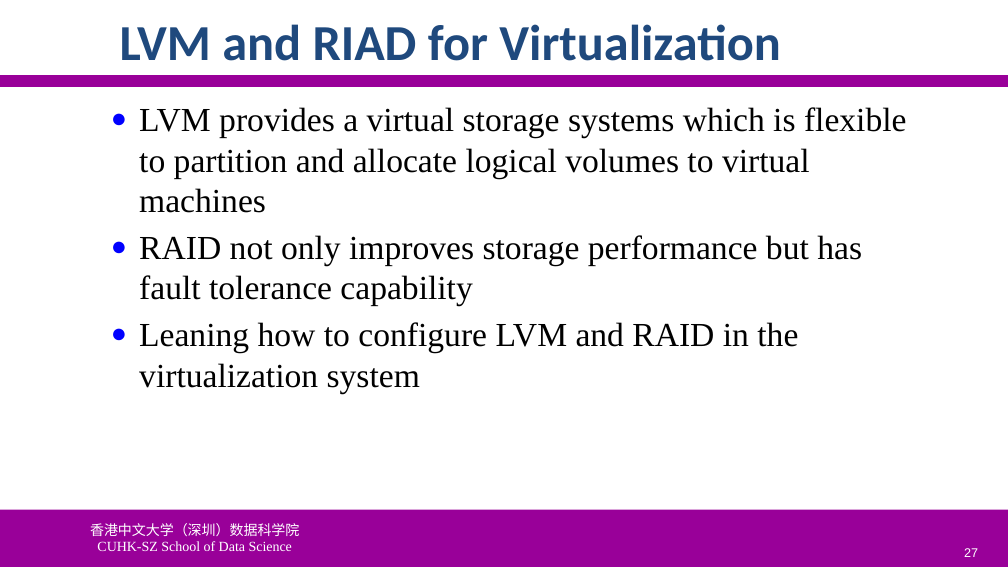
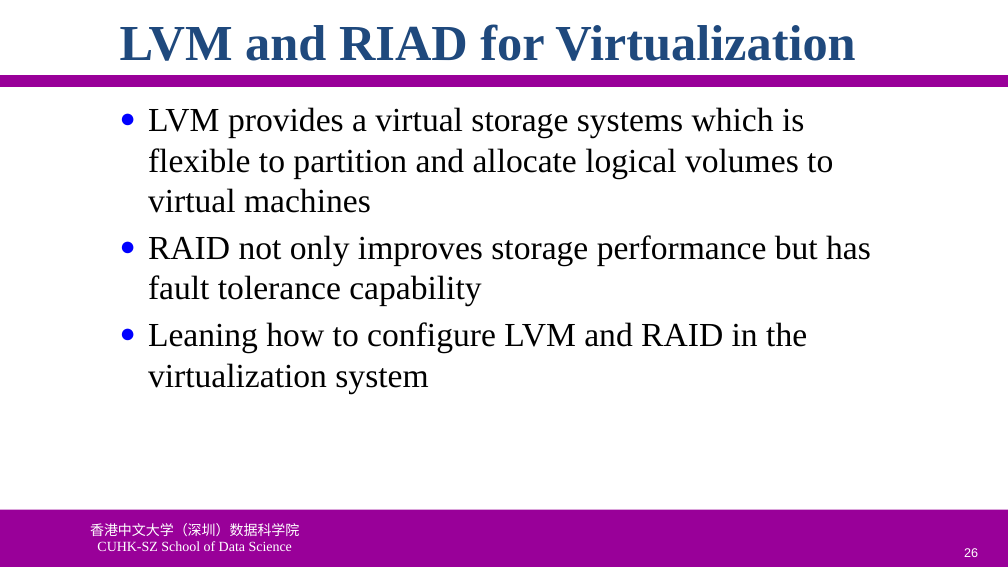
Before and after one commit to ychung1103/ychung1103.github.io, a slide deck: slide 26 of Slides/CSC6103/VT-01 Virtualization Introduction.pptx (slide 27 before the commit). Drawn at 1008x567 pixels with LibreOffice and Linux fonts; fonts in the diff are those of the drawing; background and template pictures are left out. Boxes give left, top, right and bottom in pixels: in the first picture for what was removed or moved away, otherwise in the second. Text is boxed around its words. In the diff, an @@ line names an element or a change of style, - is before the commit and + after.

```diff
--- a/Slides/CSC6103/VT-01 Virtualization Introduction.pptx
+++ b/Slides/CSC6103/VT-01 Virtualization Introduction.pptx
@@ title "LVM and RIAD for Virtualization" at (120, 24, 855, 61): font Calibri to Times New Roman @@
@@ text "LVM provides a virtual storage ..." rewrapped from (139, 107, 907, 393) to (148, 107, 871, 393) @@
@@ page number at (964, 548, 978, 557): text changed @@
-27
+26
```
Also in this commit, not shown: 44 other slides changed, 2 slides removed, 1 other file.
